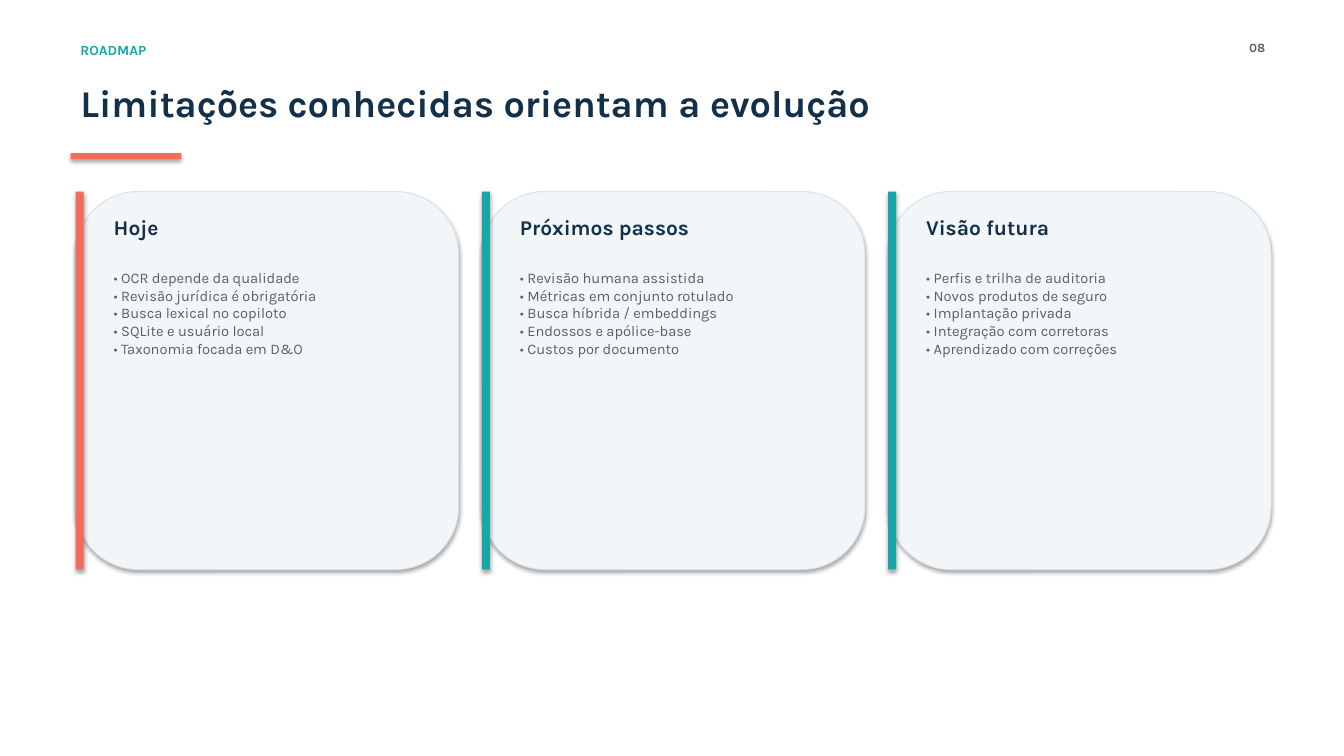
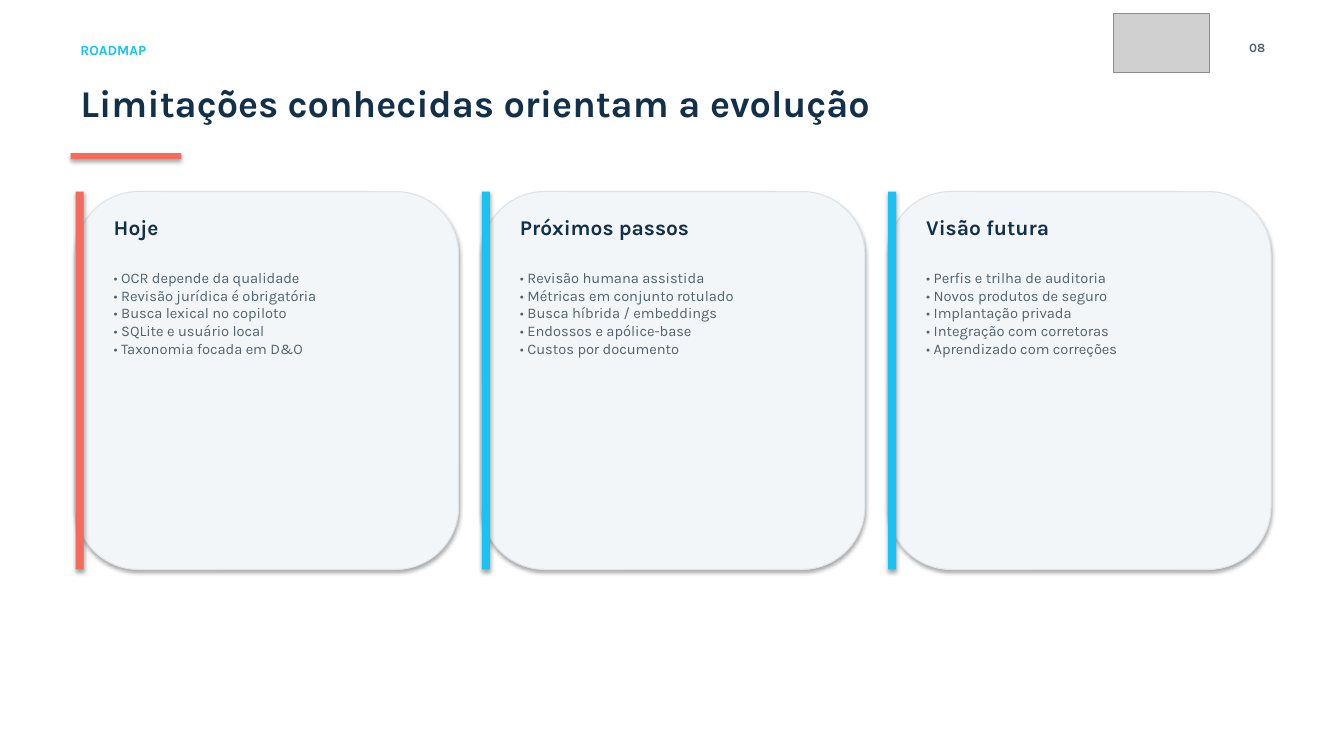
Before and after one commit to RogerioSousa123/insurminds-projeto-final-latintech, a slide deck: slide 8 of Projeto_Final_Artefatos/InsurMinds_Projeto_Final.pptx. Drawn at 1344x756 pixels with LibreOffice and Linux fonts; fonts in the diff are those of the drawing; grey boxes stand for pictures. Boxes give left, top, right and bottom in pixels: in the first picture for what was removed or moved away, otherwise in the second. Text is boxed around its words. In the diff, an @@ line names an element or a change of style, - is before the commit and + after.

```diff
--- a/Projeto_Final_Artefatos/InsurMinds_Projeto_Final.pptx
+++ b/Projeto_Final_Artefatos/InsurMinds_Projeto_Final.pptx
@@ picture added at [1114, 13, 1210, 73] @@
@@ text "ROADMAP" at [80, 45, 146, 55]: text colour #18A6A6 to #18C2F2 @@
@@ rectangle at [482, 192, 490, 570]: fill #18A6A6 to #18C2F2 @@
@@ rectangle at [888, 192, 896, 570]: fill #18A6A6 to #18C2F2 @@
```
Also in this commit, not shown: 8 other slides changed, 9 other files.
